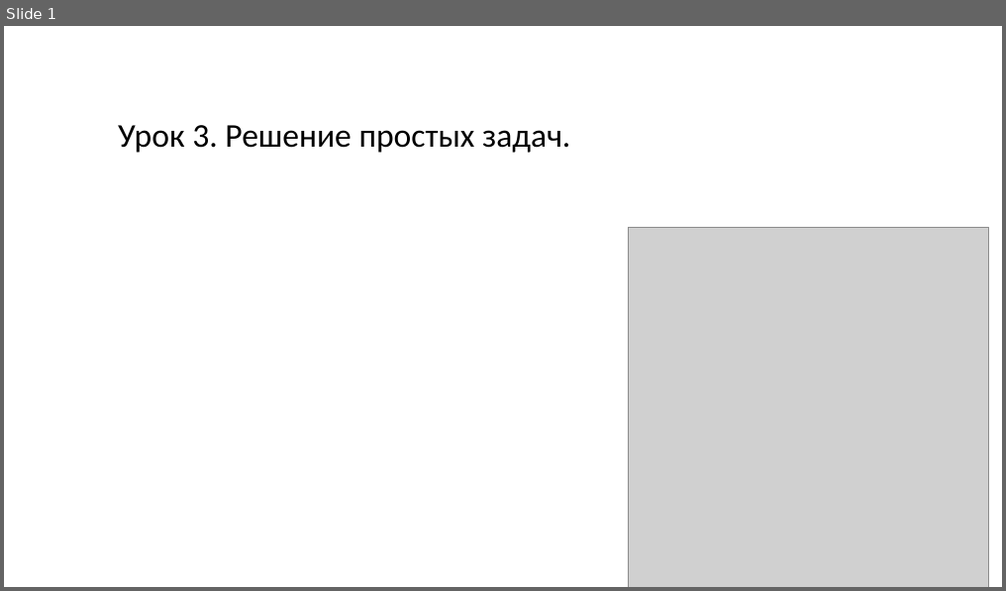
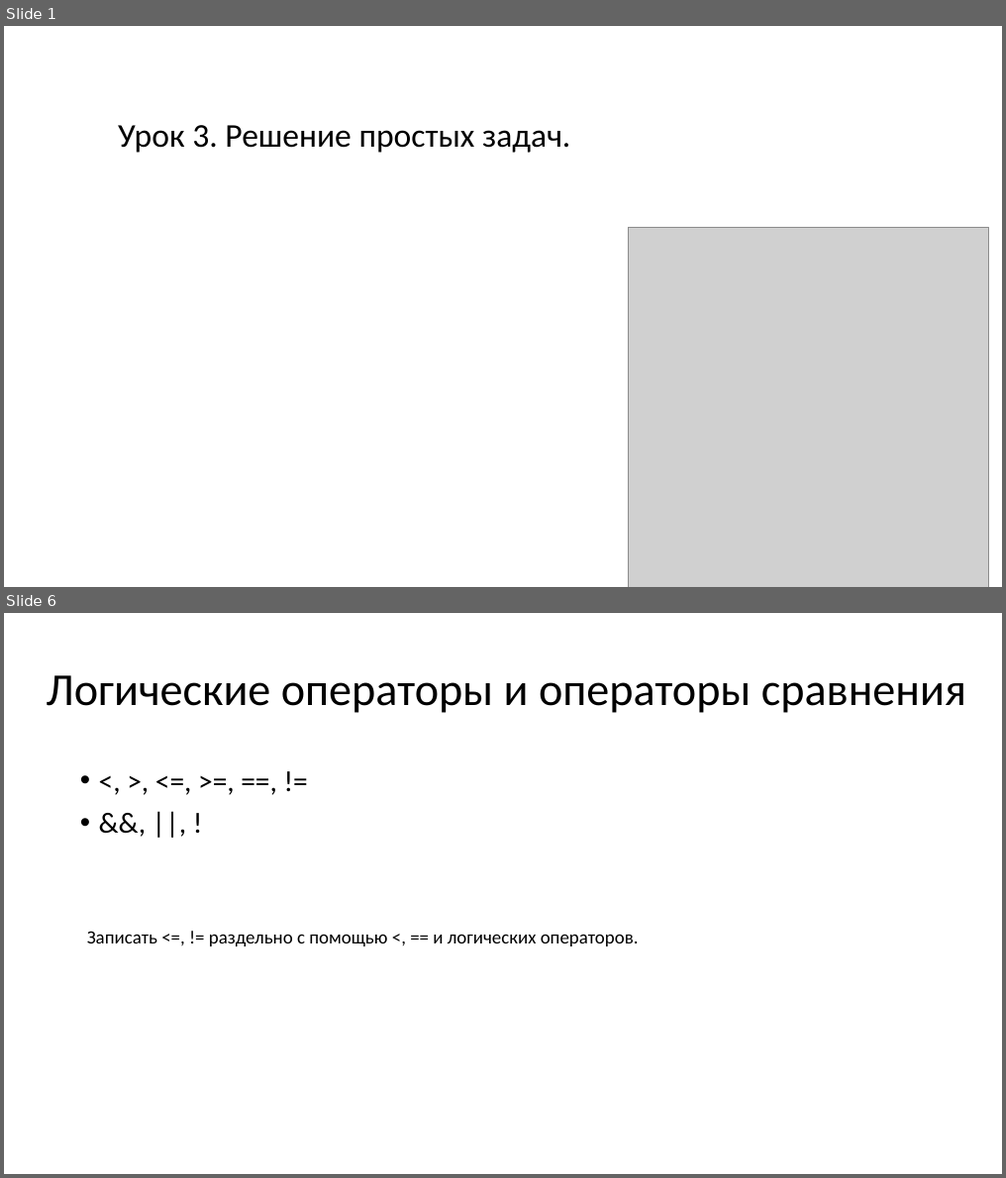
Before and after one commit to Klapeyron5/C-lessons-for-schoolchild-beginners, a slide deck: Урок 3/Урок 3.pptx. Shown one above the other, each under a label of ours: slide 1 before the commit, slides 1 and 6 after it; the slides between them are not shown. The pictures are 1006x591 and 1006x1178 pixels, drawn with LibreOffice and Linux fonts; fonts in the diff are those of the drawing; grey boxes stand for pictures. Boxes give left, top, right and bottom in pixels: in the first picture for what was removed or moved away, otherwise in the second. Text is boxed around its words. In the diff, an @@ line names an element or a change of style, - is before the commit and + after.

```diff
--- a/Урок 3/Урок 3.pptx
+++ b/Урок 3/Урок 3.pptx
@@ slide 6 added at box(4, 613, 1002, 1174), background #FFFFFF @@
@@ title added at box(47, 675, 966, 713), 44 pt, text #000000 @@
+Логические операторы и операторы сравнения
@@ text added at box(73, 762, 934, 1119), 28 pt, text #000000 @@
+• <, >, <=, >=, ==, !=
+• &&, ||, !
@@ text added at box(87, 931, 639, 947), 18 pt, text #000000 @@
+Записать <=, != раздельно с помощью <, == и логических операторов.
```
Also in this commit, not shown: 1 slide changed, 4 other slides added, 1 slide removed, 1 other file.
